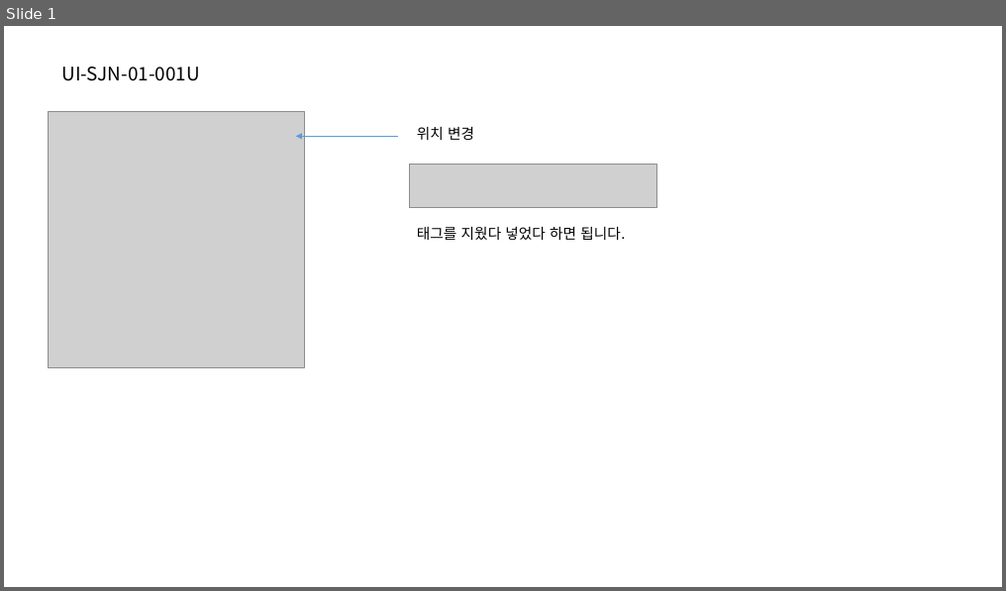
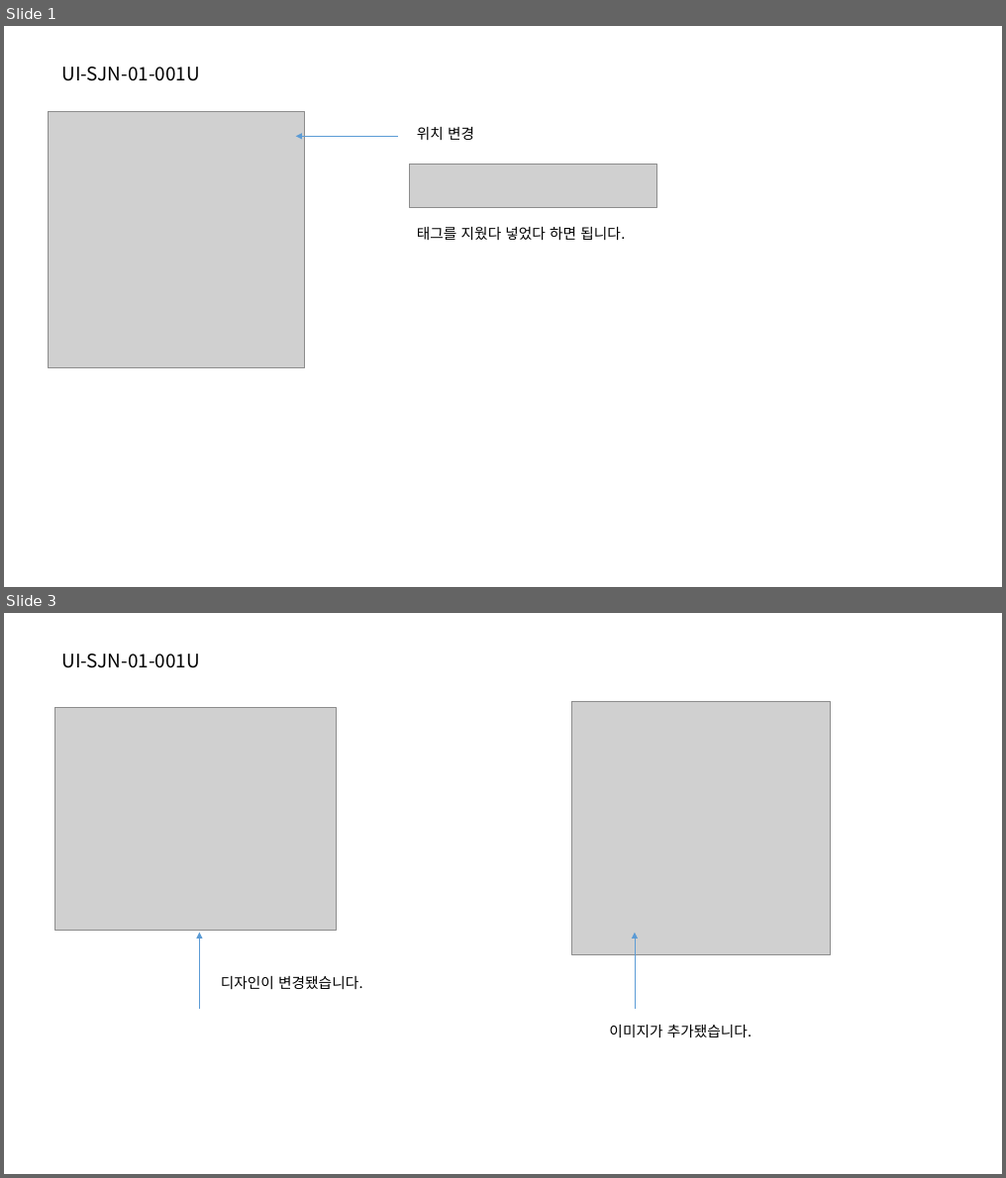
Before and after one commit to jeoungGyy/sejong, a slide deck: ppt/04-15.pptx. Shown one above the other, each under a label of ours: slide 1 before the commit, slides 1 and 3 after it; the slides between them are not shown. The pictures are 1006x591 and 1006x1178 pixels, drawn with LibreOffice and Linux fonts; fonts in the diff are those of the drawing; grey boxes stand for pictures. Boxes give left, top, right and bottom in pixels: in the first picture for what was removed or moved away, otherwise in the second. Text is boxed around its words. In the diff, an @@ line names an element or a change of style, - is before the commit and + after.

Commit message:
04-15.pptx - 2, 3페이지 추가

```diff
--- a/ppt/04-15.pptx
+++ b/ppt/04-15.pptx
@@ slide 3 added at [4,613,1002,1174], background #FFFFFF @@
@@ text added at [62,654,200,668], 18 pt, text #000000 @@
+UI-SJN-01-001U
@@ picture added at [572,701,831,956] @@
@@ picture added at [54,708,337,931] @@
@@ arrow added from (199, 1010) to (199, 933), #5B9BD5 0.5 pt @@
@@ arrow added from (635, 1010) to (635, 933), #5B9BD5 0.5 pt @@
@@ text added at [221,976,363,989], 14 pt, text #000000 @@
+디자인이 변경됐습니다.
@@ text added at [609,1025,752,1038], 14 pt, text #000000 @@
+이미지가 추가됐습니다.
```
Also in this commit, not shown: 2 other slides added, 11 other files.
